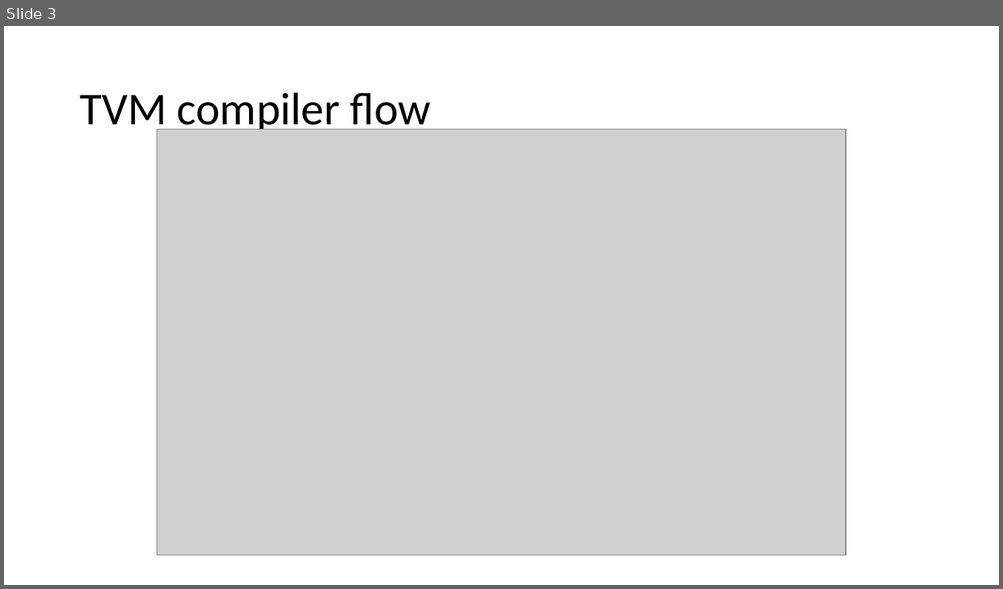
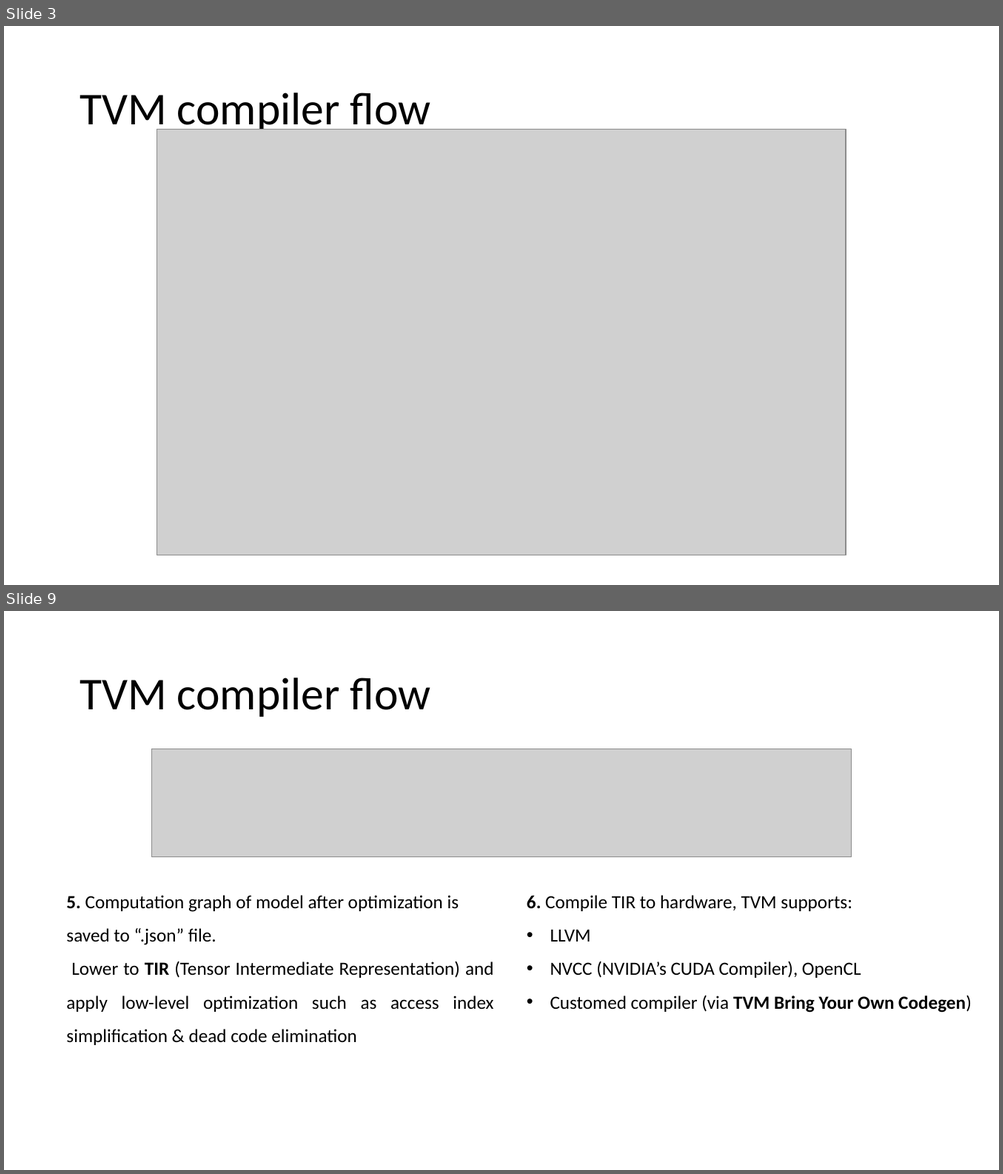
Before and after one commit to hoangtv2000/Notes, a slide deck: TVM.pptx. Shown one above the other, each under a label of ours: slide 3 before the commit, slides 3 and 9 after it; the slides between them are not shown. The pictures are 1003x589 and 1003x1174 pixels, drawn with LibreOffice and Linux fonts; fonts in the diff are those of the drawing; grey boxes stand for pictures. Boxes give left, top, right and bottom in pixels: in the first picture for what was removed or moved away, otherwise in the second. Text is boxed around its words. In the diff, an @@ line names an element or a change of style, - is before the commit and + after.

```diff
--- a/TVM.pptx
+++ b/TVM.pptx
@@ slide 9 added at bbox=[4, 611, 999, 1170], background #FFFFFF @@
@@ title added at bbox=[79, 678, 431, 717], 44 pt, text #000000 @@
+TVM compiler flow
@@ picture added at bbox=[152, 749, 851, 857] @@
@@ text added at bbox=[66, 895, 494, 1045], 18 pt, text #000000 @@
+5. Computation graph of model after optimization is saved to “.json” file.
+Lower to TIR (Tensor Intermediate Representation) and apply low-level optimization such as access index simplification & dead code elimination
@@ text added at bbox=[526, 895, 971, 1013], 18 pt, text #000000 @@
+6. Compile TIR to hardware, TVM supports:
+• LLVM
+• NVCC (NVIDIA’s CUDA Compiler), OpenCL
+• Customed compiler (via TVM Bring Your Own Codegen)
```
Also in this commit, not shown: 5 slides changed, 4 other slides added, 1 slide removed.
